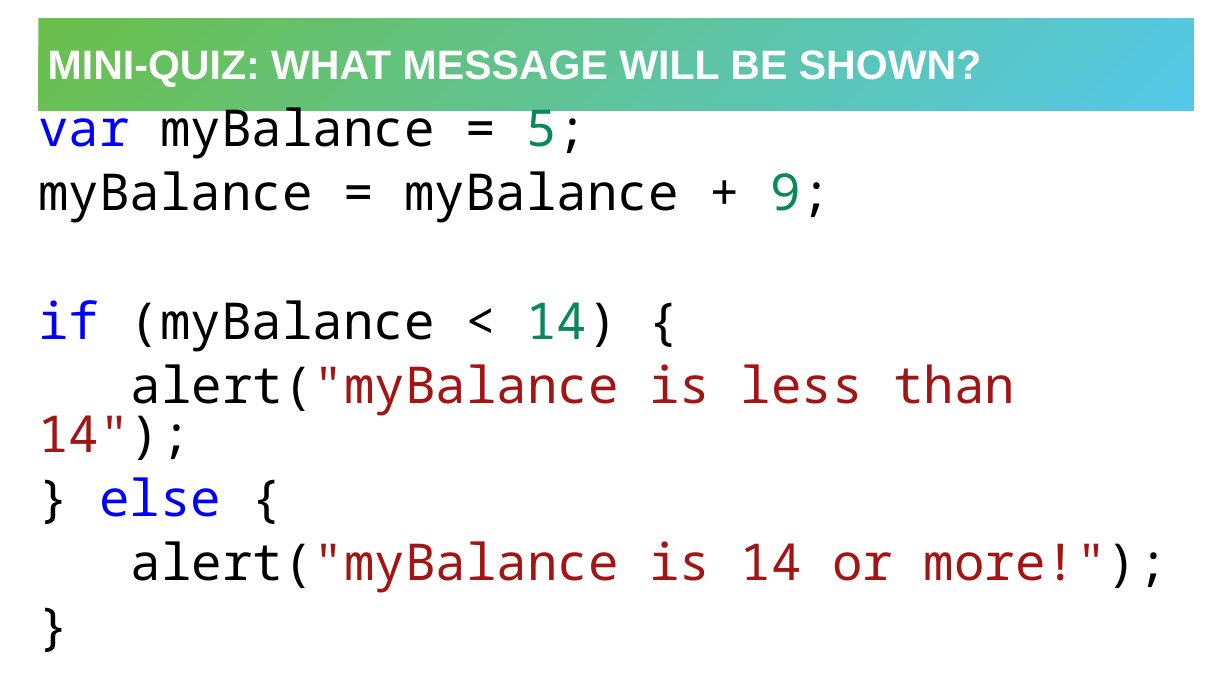
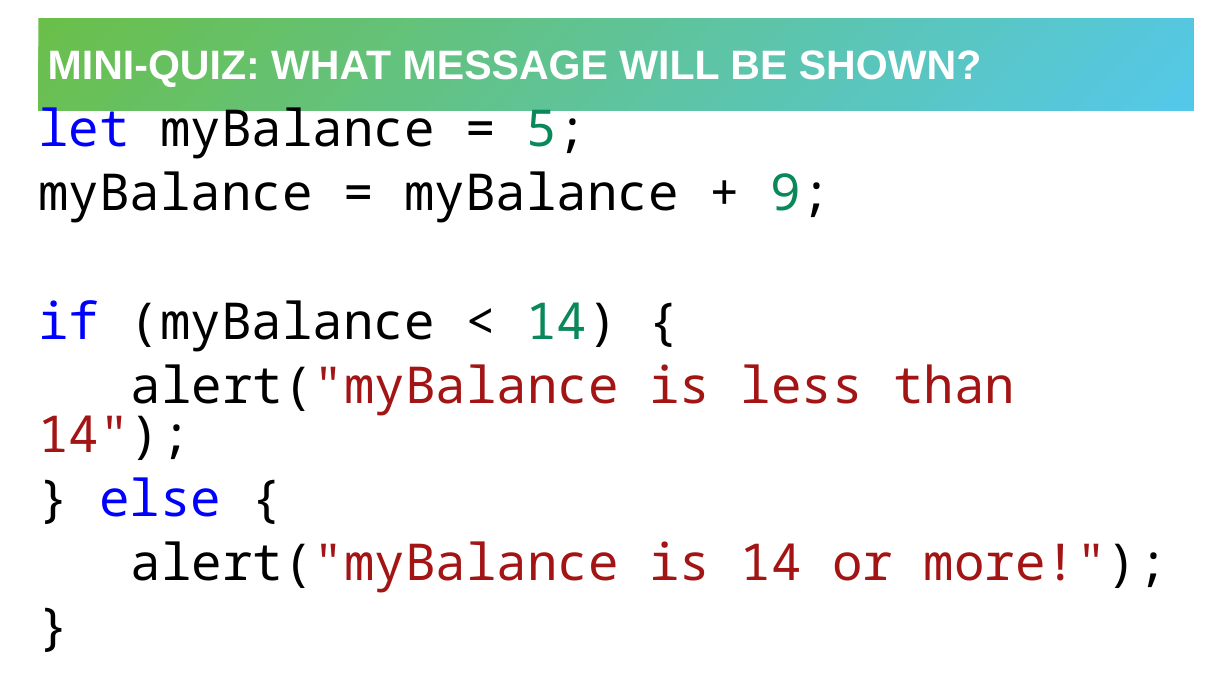
Before and after one commit to hytechclub/web-102, a slide deck: slide 22 of Week05/Conditionals.pptx. Drawn at 1232x693 pixels with LibreOffice and Linux fonts; fonts in the diff are those of the drawing. Boxes give left, top, right and bottom in pixels: in the first picture for what was removed or moved away, otherwise in the second. Text is boxed around its words. In the diff, an @@ line names an element or a change of style, - is before the commit and + after.

```diff
--- a/Week05/Conditionals.pptx
+++ b/Week05/Conditionals.pptx
@@ text at (38, 98, 587, 159): text changed @@
-var myBalance = 5;
+let myBalance = 5;
```
Also in this commit, not shown: 2 other slides changed, 7 other files.
